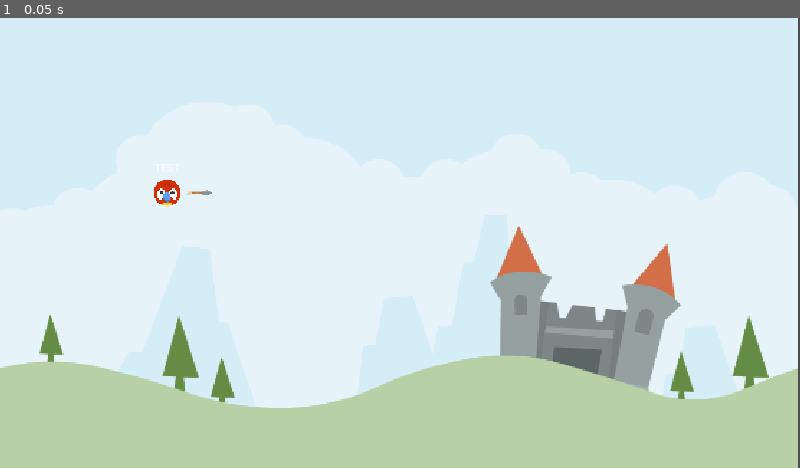
Above: before the commit, frame 1.
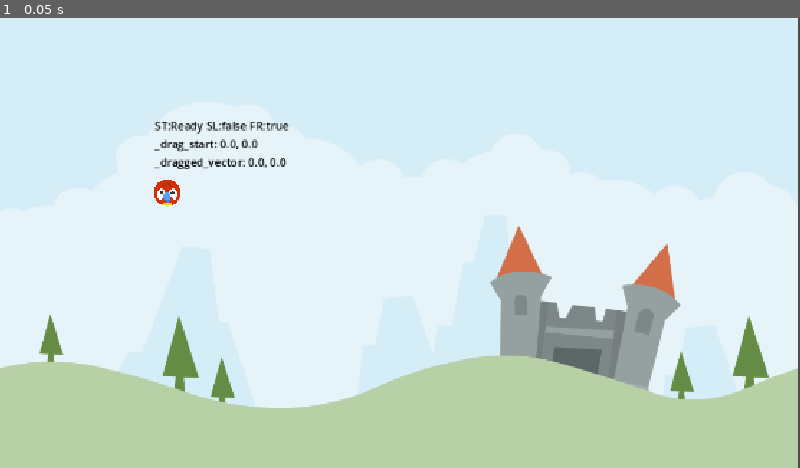
Above: after the commit, the same moment.

Repository: LHO-Developments/Godot-Projects
Game: Godot game, scene res://Scene/LevelBase.tscn
Same seed, same stepped clock (60 frames per second), same inputs: the game is played once before the commit and once after it.
Inputs:
- Up to frame 1 (0.05 s): no input

The runs differ from the first frame. In frame 1, 0.6% of the frame differs, in the area x 19-37%, y 23-40%.

Commit message:
setup vars and funcs for animal

Diff:
--- a/Angry Animal/angry-animal/Scene/Animal.gd
+++ b/Angry Animal/angry-animal/Scene/Animal.gd
@@ -1,15 +1,43 @@
 extends RigidBody2D
 class_name Animal;
 
+enum AnimalState {Ready, Drag, Release};
+
+@onready var debug_label: Label = $DebugLabel;
+@onready var arrow: Sprite2D = $Arrow;
+@onready var stretch_sound: AudioStreamPlayer = $StretchSound;
+@onready var launch_sound: AudioStreamPlayer = $LaunchSound;
+@onready var kick_sound: AudioStreamPlayer = $KickSound;
+
+var _state: AnimalState = AnimalState.Ready;
+var _start: Vector2 = Vector2.ZERO;
+var _drag_start: Vector2 = Vector2.ZERO;
+var _dragged_vector: Vector2 = Vector2.ZERO;
+var _arrow_scale: float = 0.0;
+
+
+
 # Called when the node enters the scene tree for the first time.
 func _ready() -> void:
-	pass # Replace with function body.
+	setup();
+
+func setup() -> void:
+	_arrow_scale = arrow.scale.x;
+	arrow.hide();
+	_start = position;
 
 
 # Called every frame. 'delta' is the elapsed time since the previous frame.
-func _process(delta: float) -> void:
-	pass
+func _physics_process(delta: float) -> void:
+	update_debug_label();
 
+func update_debug_label() -> void:
+	var ds: String = "ST:%s SL:%s FR:%s\n" % [
+		AnimalState.keys()[_state], sleeping, freeze
+	]
+	ds += "_drag_start: %.1f, %.1f\n" % [_drag_start.x, _drag_start.y];
+	ds += "_dragged_vector: %.1f, %.1f" % [_dragged_vector.x, _dragged_vector.y];
+	debug_label.text = ds;
 
 func _on_input_event(viewport: Node, event: InputEvent, shape_idx: int) -> void:
 	pass # Replace with function body.
@@ -17,3 +45,11 @@
 
 func _on_visible_on_screen_notifier_2d_screen_exited() -> void:
 	pass # Replace with function body.
+
+
+func _on_sleeping_state_changed() -> void:
+	pass # Replace with function body.
+
+
+func _on_body_entered(body: Node) -> void:
+	pass # Replace with function body.
--- a/Angry Animal/angry-animal/Scene/Animal.tscn
+++ b/Angry Animal/angry-animal/Scene/Animal.tscn
@@ -21,11 +21,12 @@
 max_contacts_reported = 1
 script = ExtResource("1_65va3")
 
-[node name="Label" type="Label" parent="."]
+[node name="DebugLabel" type="Label" parent="."]
 offset_left = -18.0
-offset_top = -48.0
+offset_top = -108.0
 offset_right = 22.0
-offset_bottom = -25.0
+offset_bottom = -85.0
+theme_override_colors/font_color = Color(0, 0, 0, 1)
 text = "TEST"
 
 [node name="Parrot" type="Sprite2D" parent="."]
@@ -51,5 +52,7 @@
 
 [node name="VisibleOnScreenNotifier2D" type="VisibleOnScreenNotifier2D" parent="."]
 
+[connection signal="body_entered" from="." to="." method="_on_body_entered"]
 [connection signal="input_event" from="." to="." method="_on_input_event"]
+[connection signal="sleeping_state_changed" from="." to="." method="_on_sleeping_state_changed"]
 [connection signal="screen_exited" from="VisibleOnScreenNotifier2D" to="." method="_on_visible_on_screen_notifier_2d_screen_exited"]
